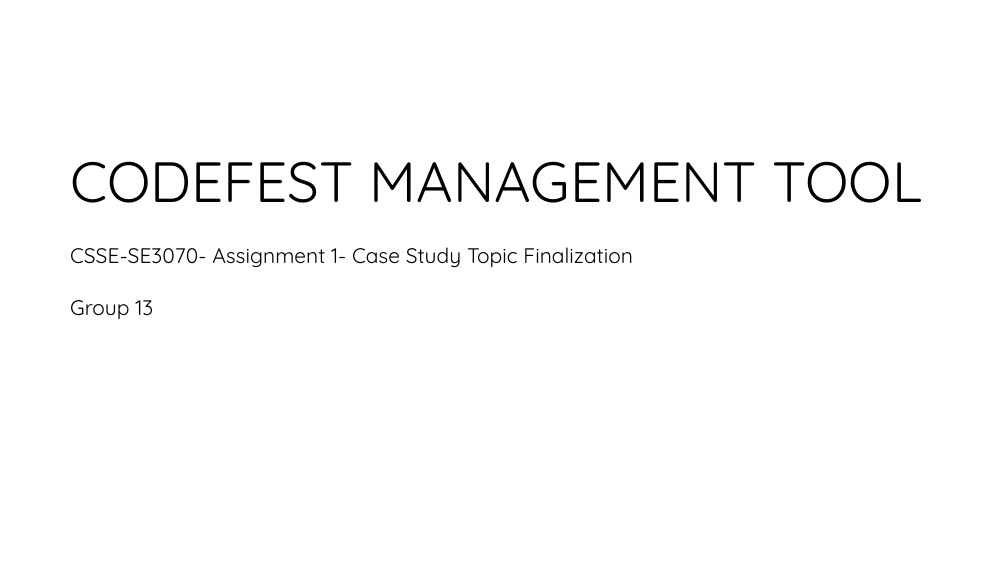
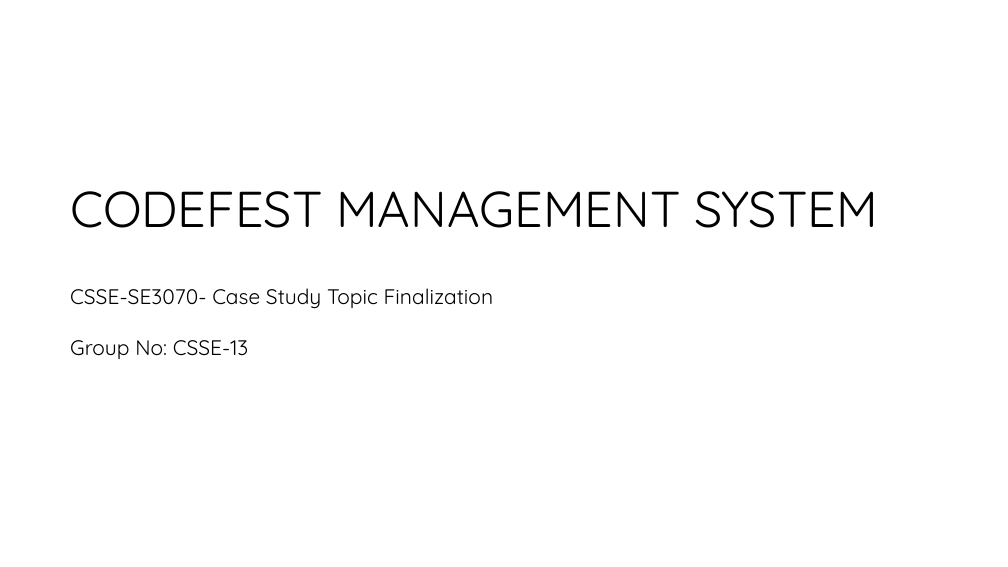
Before and after one commit to Sajith16/CSSEDocs, a slide deck: slide 1 of CodeFest-Management-Tool.pptx. Drawn at 1008x567 pixels with LibreOffice and Linux fonts; fonts in the diff are those of the drawing; background and template pictures are left out. Boxes give left, top, right and bottom in pixels: in the first picture for what was removed or moved away, otherwise in the second. Text is boxed around its words. In the diff, an @@ line names an element or a change of style, - is before the commit and + after.

```diff
--- a/CodeFest-Management-Tool.pptx
+++ b/CodeFest-Management-Tool.pptx
@@ title at (x1=70, y1=191, x2=878, y2=228): text changed; size 54 to 48 pt @@
-CODEFEST MANAGEMENT TOOL
+CODEFEST MANAGEMENT SYSTEM
@@ subtitle at (x1=70, y1=288, x2=494, y2=309): text changed @@
-CSSE-SE3070- Assignment 1- Case Study Topic Finalization
+CSSE-SE3070- Case Study Topic Finalization
@@ text at (x1=70, y1=340, x2=248, y2=359): text changed @@
-Group 13
+Group No: CSSE-13
```
Also in this commit, not shown: 3 other slides changed.
